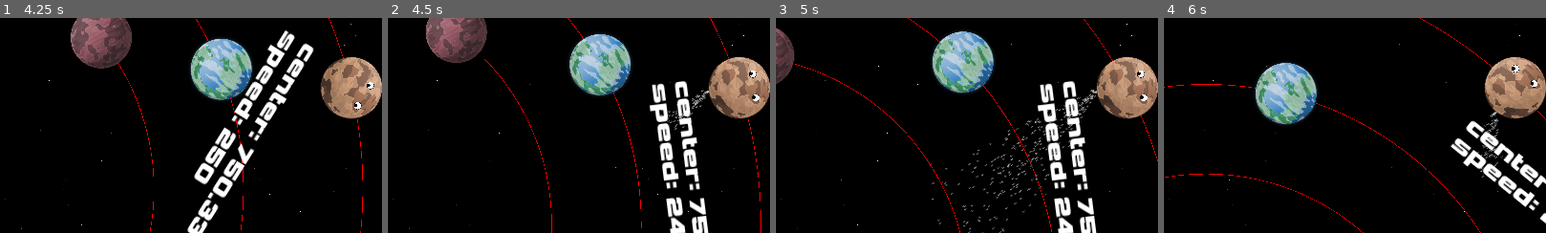
Above: before the commit, frames 1-4 (left to right).
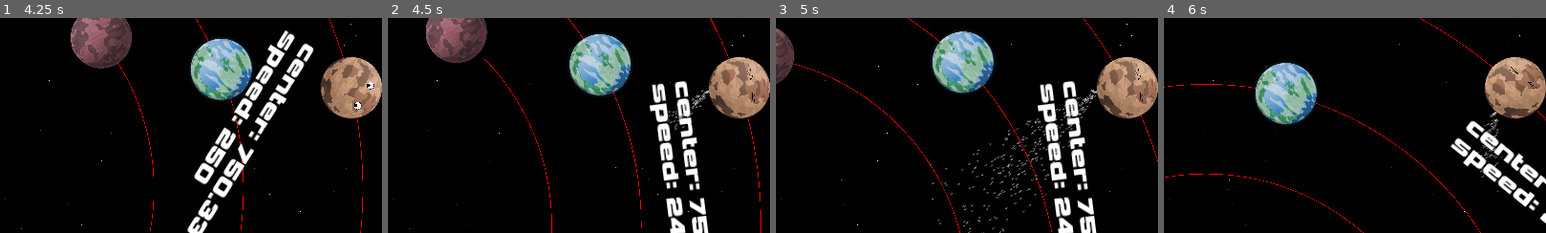
Above: after the commit, the same moments.

Repository: AnEvilPenguin/Pirate-Jam-16
Game: Godot game, scene res://Controllers/GameController/GameController.tscn
The game is run twice, just before and just after one commit, with the same random seed, the same clock (stepped at 60 frames per second) and the same inputs. The engine's default icon, where the game draws it, is replaced by a stand-in: a white triangle on a blue panel in a dark square.
Inputs (mouse positions are % of the whole screen's width and height, from its top left):
- Up to frame 1 (4.25 s): click "NEW GAME" at 0.5 s; click "Next -->" at 1.25 s; click "<-- Previous" at 2 s; click "Next -->" at 2.75 s; click "Finish" at 3.5 s
- Up to frame 2 (4.5 s): tap Enter (ui_accept) at 4.25 s; move the mouse to (72, 45) at 4.27 s; hold Right (ui_right) from 4.28 s (still down); hold Space (add_momentum) from 4.28 s (still down)
- Up to frame 3 (5 s): keep holding Right (ui_right); keep holding Space (add_momentum); tap Enter (ui_accept) at 4.52 s
- Up to frame 4 (6 s): move the mouse to (30, 55) at 5.02 s; release Space (add_momentum) at 5.03 s; tap Space (add_momentum) at 5.1 s; tap Enter (ui_accept) at 5.27 s; move the mouse to (60, 28) at 5.77 s; release Right (ui_right) at 5.78 s; hold Left (ui_left) from 5.78 s (still down); hold Space (add_momentum) from 5.78 s (still down)
The pictures show only the part of the screen within x 4-54%, y 34-84%; the shares and areas given below are measured in that part.

Frame 1 is identical in both runs. In frame 2, 0.1% of the frame differs, in the area x 94-98%, y 23-40%; in frame 3, 0.1%; in frame 4, 0.1%, in the area x 90-98%, y 21-34%.

Commit message:
feat: eye effort

Diff:
--- a/Scenes/Components/eye.gd
+++ b/Scenes/Components/eye.gd
@@ -1,6 +1,9 @@
 extends Node2D
 
 class_name Eye
+
+@export
+var flipHorizontal: bool
 
 @export
 var pupilSize: float = 15.0;
@@ -8,13 +11,17 @@
 @onready
 var _normal: Sprite2D = $NormalEye
 
+@onready
+var _strained: Sprite2D = $StrainedEye
+
 var direction: Vector2 = Vector2(64,0)
+
+var eyeStyle: int = 0
 
 # center acording to shader is 0.5,0.5 regardless of godot positioning
 var _center
 var _resolution
 var _material: ShaderMaterial
-
 
 func _ready():
 	var rect = _normal.get_rect()
@@ -26,8 +33,12 @@
 
 	_material.set_shader_parameter("resolution", _resolution)
 
+	_strained.flip_h = flipHorizontal
 
-func _process(delta):
+
+func _process(_delta):
+	_set_eye_style()
+
 	var maxLength = _center.x - pupilSize
 
 	var lookDirection = _center - direction.rotated(-global_rotation).limit_length(maxLength)
@@ -37,4 +48,15 @@
 	_material.set_shader_parameter("pupil_size", normalizedSize)
 
 
+func _set_eye_style():
+	match eyeStyle:
+		0:
+			_normal.visible = true
+			_strained.visible = false
+
+		1:
+			_normal.visible = false
+			_strained.visible = true
+
+
 # TODO smooth transition to new location e.g. set a timer and gradually move by a percentage until done
--- a/Scenes/Components/eye.tscn
+++ b/Scenes/Components/eye.tscn
@@ -1,8 +1,9 @@
-[gd_scene load_steps=5 format=3 uid="uid://cojbe203vb2nu"]
+[gd_scene load_steps=6 format=3 uid="uid://cojbe203vb2nu"]
 
 [ext_resource type="Texture2D" uid="uid://ch6wvuvmmexfj" path="res://Assets/eye_base.png" id="1_ayj0i"]
 [ext_resource type="Script" path="res://Scenes/Components/eye.gd" id="1_kea37"]
 [ext_resource type="Shader" path="res://Util/Shaders/eye.gdshader" id="1_pvdb8"]
+[ext_resource type="Texture2D" uid="uid://3jpqnjay2bst" path="res://Assets/eye_effort.png" id="4_2i6dl"]
 
 [sub_resource type="ShaderMaterial" id="ShaderMaterial_3ct6e"]
 shader = ExtResource("1_pvdb8")
@@ -14,5 +15,10 @@
 script = ExtResource("1_kea37")
 
 [node name="NormalEye" type="Sprite2D" parent="."]
+visible = false
 material = SubResource("ShaderMaterial_3ct6e")
 texture = ExtResource("1_ayj0i")
+
+[node name="StrainedEye" type="Sprite2D" parent="."]
+scale = Vector2(1.5, 1.5)
+texture = ExtResource("4_2i6dl")
--- a/Scenes/Components/orbit_line.gd
+++ b/Scenes/Components/orbit_line.gd
@@ -14,6 +14,14 @@
 @export
 var centerPoint: Vector2 = Vector2.ZERO
 
+@export
+var minWidth = 2.0
+
+@export
+var maxWidth = 20.0
+@export
+var widthFactor= 1.0
+
 var _lastDistance: float
 
 
@@ -23,6 +31,13 @@
 # TODO put distance on line
 # TODO get pluto position
 # TODO put name at same relative angle to pluto
+
+func _unhandled_input(event):
+	if (Input.is_action_just_pressed("zoom_in")):
+		_set_width(-widthFactor)
+
+	if (Input.is_action_just_pressed("zoom_out")):
+		_set_width(+widthFactor)
 
 func _process(_delta):
 	if (_lastDistance != distance):
@@ -49,3 +64,9 @@
 		pass
 
 	line.add_point(first)
+
+func _set_width(value: float):
+	var width = clamp(line.width + value, minWidth, maxWidth)
+
+	var tween = get_tree().create_tween()
+	tween.tween_property(line, "width", width, 0.1).set_ease(Tween.EASE_IN_OUT)
--- a/Scenes/Planets/Pluto/pluto.gd
+++ b/Scenes/Planets/Pluto/pluto.gd
@@ -54,7 +54,12 @@
 func _set_player_movement(delta):
 	if (!Input.is_action_pressed("add_momentum")):
 		_massEjection.emitting = false
+		%Eye1.eyeStyle = 0
+		%Eye2.eyeStyle = 0
 		return
+
+	%Eye1.eyeStyle = 1
+	%Eye2.eyeStyle = 1
 
 	_massEjection.emitting = true
 	var particleMaterial: ParticleProcessMaterial = _massEjection.process_material;
--- a/Scenes/Planets/Pluto/pluto.tscn
+++ b/Scenes/Planets/Pluto/pluto.tscn
@@ -49,6 +49,7 @@
 unique_name_in_owner = true
 position = Vector2(200, -250)
 scale = Vector2(2, 2)
+flipHorizontal = true
 
 [node name="Label" type="Label" parent="Node2D"]
 unique_name_in_owner = true
Binary file added: Assets/eye_effort.aseprite
Binary file added: Assets/eye_effort.png
Not shown, added: Assets/eye_effort.png.import
Binary file added: Assets/eye_strain.aseprite
